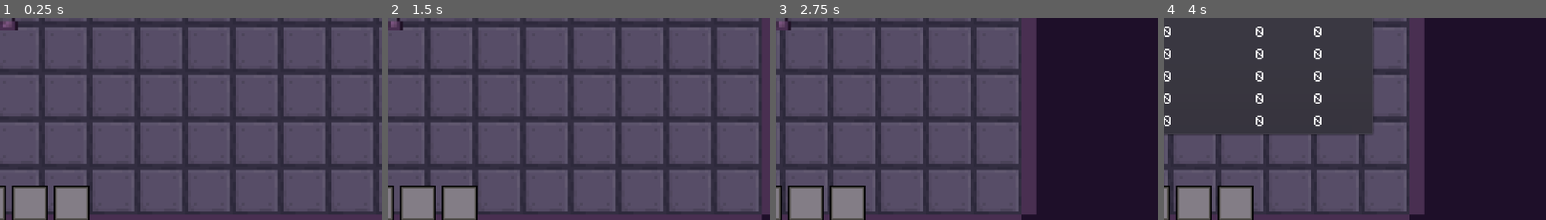
Above: before the commit, frames 1-4 (left to right).
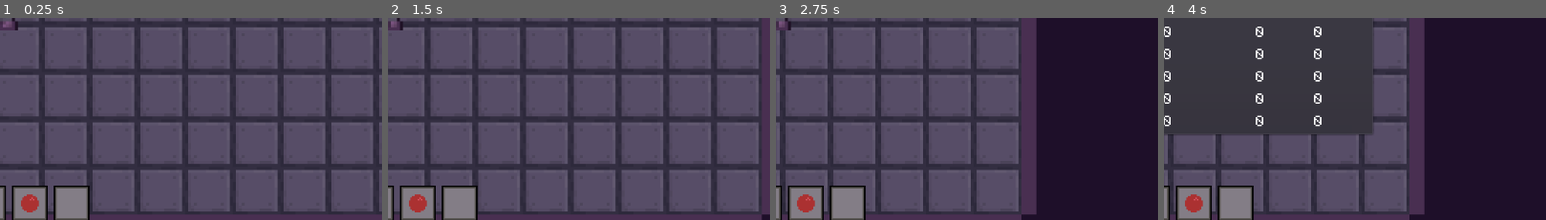
Above: after the commit, the same moments.

Repository: jastadj/wgj277
Game: Godot game, scene res://scenes/game/game.tscn
Same seed, same stepped clock (60 frames per second), same inputs: the game is played once before the commit and once after it.
Inputs (mouse positions are % of the whole screen's width and height, from its top left):
- Up to frame 1 (0.25 s): no input
- Up to frame 2 (1.5 s): click "Test Button" at 0.5 s; tap Enter (ui_accept) at 1.25 s; move the mouse to (72, 39) at 1.27 s; hold Right (ui_right) from 1.28 s (still down); hold Enter (ui_accept) from 1.28 s (still down); click (72, 39) at 1.42 s
- Up to frame 3 (2.75 s): release Right (ui_right) at 2 s; release Enter (ui_accept) at 2 s; drag from (30, 50) to (50, 45) at 2.02 s
- Up to frame 4 (4 s): click "plants" at 2.75 s; tap Enter (ui_accept) at 3.5 s; move the mouse to (60, 21) at 3.52 s; hold Right (ui_right) from 3.53 s (still down); hold Enter (ui_accept) from 3.53 s (still down); click (60, 21) at 3.67 s
The pictures show only the part of the screen within x 50-100%, y 47-97%; the shares and areas given below are measured in that part.

The runs differ from the first frame. In frame 1, 0.3% of the frame differs, in the area x 5-11%, y 87-97%; in frame 2, 0.3%; in frame 3, 0.3%; in frame 4, 0.3%.

Commit message:
item slot refactor

Diff:
--- /dev/null
+++ b/godot/engine/item_container.gd
@@ -0,0 +1,32 @@
+extends Node
+
+var item = null
+
+# is the item container empty?
+func empty():
+	if item == null: return true
+	else: return false
+
+func remove_item():
+
+	# if there's no item to remove, return nothing
+	if item == null: return null
+
+	# otherwise, remove the item and return it
+	var titem = item
+	item = null
+	return titem
+
+func add_item(item_to_add):
+
+	# if this container has no item
+	if item == null:
+		# if the item to add to container has a parent, remove the item as a child
+		if item_to_add.get_parent():
+			item_to_add.get_parent().remove_child(item_to_add)
+		# set the item reference
+		item = item_to_add
+		return true
+	# the container already has an item in it
+	else:
+		return false
--- a/godot/objects/player/player.gd
+++ b/godot/objects/player/player.gd
@@ -3,8 +3,9 @@
 var allow_input = true
 var move_speed = 5000
 
-var inventory_slots = 3
-var _inventory_ui
+var inventory = []
+var inventory_size = 3
+
 var _interaction_target = null
 
 var anim_statemachine
@@ -12,10 +13,16 @@
 func _ready():
 
 	yield(get_tree().current_scene, "ready")
-	_inventory_ui = get_tree().current_scene.get_node("CanvasLayer/main_ui/inventory")
 
+	# get animation statemachine reference
 	anim_statemachine = $AnimationTree.get("parameters/StateMachine/playback")
 	anim_statemachine.start("down_idle")
+
+	# init inventory
+	var item_container = load("res://engine/item_container.gd")
+	for i in range(0, inventory_size):
+		inventory.append(item_container.new())
+	inventory[1].add_item(preload("res://objects/testitem/testitem.tscn").instance())
 
 func _physics_process(delta):
 
@@ -24,6 +31,7 @@
 
 func _input(event):
 
+	# if allowing player input, e.g. when no menus are open
 	if allow_input:
 		if event.is_action_pressed("ui_cancel"): get_tree().quit()
 		elif event.is_action_pressed("ui_accept"): interact(_interaction_target)
@@ -42,11 +50,13 @@
 	if Input.is_action_pressed("ui_left"): move_dir.x -= 1
 	if Input.is_action_pressed("ui_right"): move_dir.x += 1
 
+	# update animation based on player movement direction
 	if move_dir.x < 0: anim_statemachine.start("left_idle")
 	elif move_dir.x > 0: anim_statemachine.start("right_idle")
 	if move_dir.y < 0: anim_statemachine.start("up_idle")
 	elif move_dir.y > 0: anim_statemachine.start("down_idle")
 
+	# move player
 	move_and_slide(move_dir*move_speed*delta)
 
 func get_interaction_areas():
@@ -60,34 +70,15 @@
 		print("using object ", obj.object_name)
 	# can pickup the object like an item
 	elif obj.has_method("can_pickup"):
-		print("picking up item ", obj.object_name)
 		pickup_item(obj)
 
-func pickup_item(item):
-	if item == null:
-		print("error picking up item, item null")
-		return
-	if item.has_method("can_pickup"):
-		# are there free slots?
-		if !has_free_inventory():
-			print("unable to pickup item, no free inventory space")
-			return
-		# remove item from parent (if parent exists)
-		var item_parent = item.get_parent()
-		if item_parent: item.get_parent().remove_child(item)
-		for islot in _inventory_ui.get_children():
-			if islot.item_reference == null:
-				islot.add_item(item)
-				return
+func pickup_item(obj):
+	var inv_slot = get_free_inventory_slot()
+	if inv_slot == null: return false
+	inv_slot.add_item(obj)
+	return true
 
-func drop_item(item):
-	var random_radius = 6 # random radius to drop the item
-	var objects = get_tree().current_scene.get_node("objects")
-	objects.add_child(item)
-	print("dropping item ", item.object_name)
-	item.position = position + Vector2( (randi()%random_radius) - (random_radius/2), (randi()%random_radius) - (random_radius/2) )
-
-func has_free_inventory():
-	for islot in _inventory_ui.get_children():
-		if islot.item_reference == null: return true
-	return false
+func get_free_inventory_slot():
+	for islot in inventory:
+		if islot.empty(): return islot
+	return null
--- a/godot/ui/item_slot/item_slot.gd
+++ b/godot/ui/item_slot/item_slot.gd
@@ -1,67 +1,64 @@
 extends MarginContainer
 
-var item_reference = null
-var main_ui
-var mouse_entered = false
+var _main_ui
+var _item_container = null
 
 func _ready():
 
-	main_ui = get_tree().current_scene.get_node("CanvasLayer/main_ui")
+	_main_ui = get_tree().current_scene.get_node("CanvasLayer/main_ui")
 
 func _process(delta):
 
-	if item_reference == null:
-		$background/item.texture = null
-	else:
-		$background/item.texture = item_reference.get_node("Sprite").texture
+	# is the container reference set?
+	if _item_container != null:
+		# if the container reference has no item in it, clear the texture
+		if _item_container.empty(): $background/item.texture = null
+		# otherwise display the item thats stored in the container
+		# note: the item must have a Sprite node called Sprite
+		else:
+			$background/item.texture = _item_container.item.get_node("Sprite").texture
 
-func get_item_sprite():
-	return $background/item.texture
+# set the item container reference
+# leaving this as a function in case we need signals or something
+func set_item_container(container):
+	_item_container = container
 
+# hide/unhide item is used during drag and drop
 func hide_item():
-	$background/item.hide()
+	$background/item.visible = false
+func unhide_item():
+	$background/item.visible = true
 
-func unhide_item():
-	$background/item.show()
+# get drag and drop data
+func get_drag_data(position):
+	if _item_container == null: return null
+	if _item_container.empty(): return null
 
-func add_item(item):
-	if item_reference == null:
-		item_reference = item
-		$background/item.texture = item.get_sprite().texture
+	var item_data = {}
+	item_data["source"] = _item_container
 
-func remove_item():
-	if item_reference == null: return null
-	var titem = item_reference
-	item_reference = null
-	$background/item.texture = null
-	return titem
-
-func get_drag_data(position):
-
-	if item_reference == null: return null
-
-	var data = {}
-	data["item"] = item_reference
-	data["origin"] = self
-
+	# instance the dragged item ui
 	var drag_preview = preload("res://ui/item_slot/drag_preview.tscn").instance()
-	drag_preview.texture = item_reference.get_sprite().texture
 	drag_preview.source_slot = self
+	drag_preview.texture = _item_container.item.get_node("Sprite").texture
 	get_tree().current_scene.get_node("CanvasLayer").add_child(drag_preview)
 
-	return data
+	return item_data
 
+# able to drop dragged items on this slot?  yes, only if container is valid
 func can_drop_data(position, data):
-	# stuff
+	if _item_container == null: return false
 	return true
 
+# when dropping an item on this slot
+# note: assuming that the item container is valid because of can_drop_data
 func drop_data(position, data):
-	# if this slot is not empty, swap
-	var source_slot = data["origin"]
-	if item_reference != null:
-		var current_item = item_reference
-		source_slot.item_reference = current_item
-	# otherwise, clear the source slot's item
-	else:
-		source_slot.item_reference = null
-	item_reference = data["item"]
+	# remove item from source container
+	var titem = data["source"].remove_item()
+	# if there is already an item in this slot, lets swap it
+	if !_item_container.empty():
+		var current_item = _item_container.remove_item()
+		data["source"].add_item(current_item)
+	# add the dropped item to the container
+	_item_container.add_item(titem)
+	return true
--- a/godot/ui/main_ui/main_ui.gd
+++ b/godot/ui/main_ui/main_ui.gd
@@ -3,11 +3,6 @@
 var player
 
 var plants_ui_scene = preload("res://ui/plants/plants.tscn")
-
-var _dragged_item = null
-var _dragged_item_previous_slot = null
-var _dragged_item_mouse_offset = Vector2()
-
 
 func _ready():
 
@@ -18,19 +13,22 @@
 	yield(get_tree().current_scene, "ready")
 	player = get_tree().current_scene.get_node("objects/player")
 
-	update_inventory_slots()
+	# init player inventory slots
+	var item_slot = preload("res://ui/item_slot/item_slot.tscn")
+	for c in $inventory.get_children():
+		$inventory.remove_child(c)
+		c.queue_free()
+	for i in range(0, player.inventory.size()):
+		var newslot = item_slot.instance()
+		newslot.set_item_container(player.inventory[i])
+		$inventory.add_child(newslot)
+
 
 func _input(event):
 
 	if event.is_action_pressed("ui_cancel"):
 		if $open_menus.get_child_count() != 0:
 			$open_menus.get_children().back().queue_free()
-
-func _unhandled_input(event):
-
-	# dropped a dragged item slot?
-	if event is InputEventMouseButton:
-		pass
 
 func _process(delta):
 
@@ -49,27 +47,9 @@
 			player._interaction_target = area.get_parent()
 			break
 
-	# if dragging an item
-	if _dragged_item != null:
-		$dragged_item.texture = _dragged_item.get_sprite().texture
-		$dragged_item.show()
-		$dragged_item.rect_position = get_global_mouse_position() - _dragged_item_mouse_offset
-	else:
-		$dragged_item.hide()
-
 	# if any ui menus are open, disable player input
 	if $open_menus.get_child_count() != 0: player.allow_input = false
 	else: player.allow_input = true
-
-func update_inventory_slots():
-	var slot_scene = preload("res://ui/item_slot/item_slot.tscn")
-	for child in $inventory.get_children():
-		$inventory.remove_child(child)
-		child.queue_free()
-	for i in range(0, player.inventory_slots):
-		var newslot = slot_scene.instance()
-		newslot.name = str("inventory_",i)
-		$inventory.add_child(newslot)
 
 func on_testbutton_pressed():
 	Gamedata.add_message("This is a fairly long message but not too long.  Only for testing of course...")
@@ -84,14 +64,8 @@
 	var newscene = scene.instance()
 	$open_menus.add_child(newscene)
 
-# allow dropping items on the main ui (drops on the ground)
+# allow drag an drop on main ui
+# this will allow dropping items on the ground and also
+# hide the stupid "forbidden" mouse cursor
 func can_drop_data(position, data):
 	return true
-
-func drop_data(position, data):
-	# drop item on the ground
-	# if this slot is not empty, swap
-	var source_slot = data["origin"]
-	var titem = data["item"]
-	source_slot.item_reference = null
-	player.drop_item(titem)
